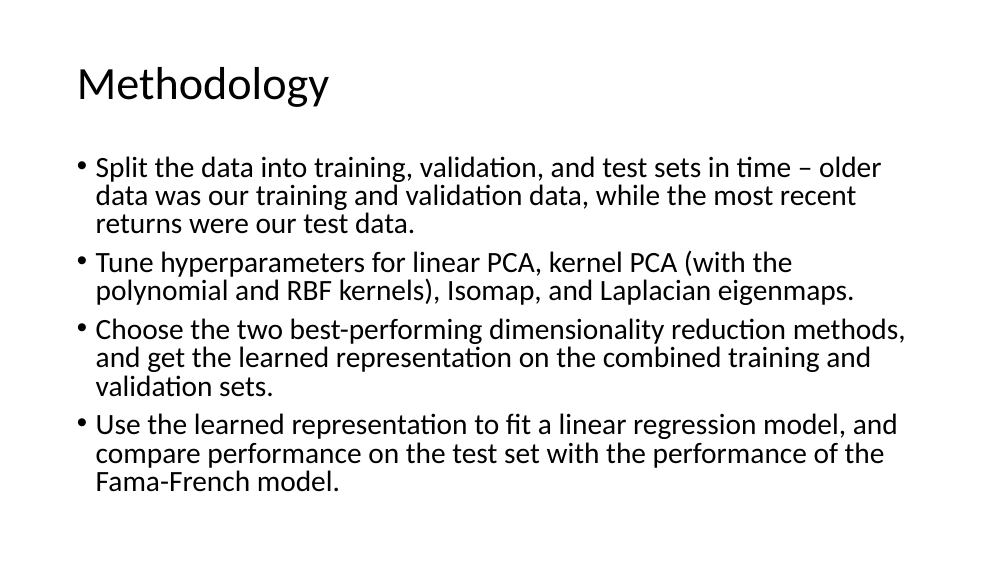
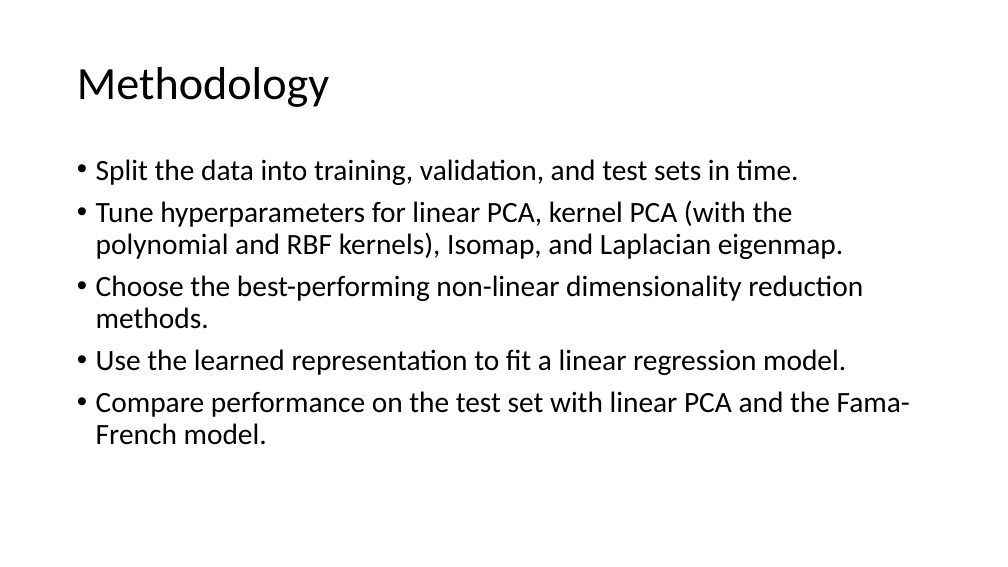
Before and after one commit to jgdenby/PortfolioFactorAnalysis, a slide deck: slide 4 of Final Presentation_DRAFT.pptx (slide 5 before the commit). Drawn at 1008x567 pixels with LibreOffice and Linux fonts; fonts in the diff are those of the drawing. Boxes give left, top, right and bottom in pixels: in the first picture for what was removed or moved away, otherwise in the second. Text is boxed around its words. In the diff, an @@ line names an element or a change of style, - is before the commit and + after.

Commit message:
changes to presentation slides
Cleaned up text in intro sections and added tuning charts

```diff
--- a/Final Presentation_DRAFT.pptx
+++ b/Final Presentation_DRAFT.pptx
@@ text at (x1=96, y1=159, x2=910, y2=445): text changed @@
-• Split the data into training, validation, and test sets in time – older data was our training and validation data, while the most recent returns were our test data.
-• Tune hyperparameters for linear PCA, kernel PCA (with the polynomial and RBF kernels), Isomap, and Laplacian eigenmaps.
-• Choose the two best-performing dimensionality reduction methods, and get the learned representation on the combined training and validation sets.
-• Use the learned representation to fit a linear regression model, and compare performance on the test set with the performance of the Fama-French model.
+• Split the data into training, validation, and test sets in time.
+• Tune hyperparameters for linear PCA, kernel PCA (with the polynomial and RBF kernels), Isomap, and Laplacian eigenmap.
+• Choose the best-performing non-linear dimensionality reduction methods.
+• Use the learned representation to fit a linear regression model.
+• Compare performance on the test set with linear PCA and the Fama-French model.
```
Also in this commit, not shown: 3 other slides changed, 1 slide added, 1 slide removed.
